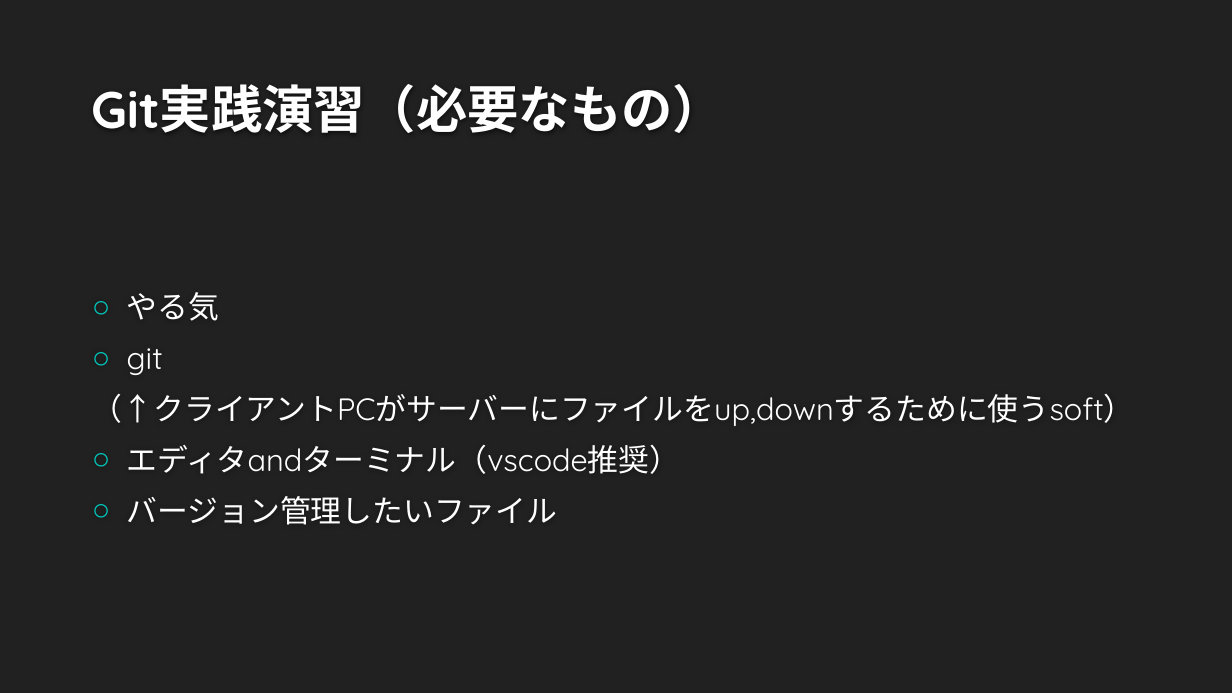
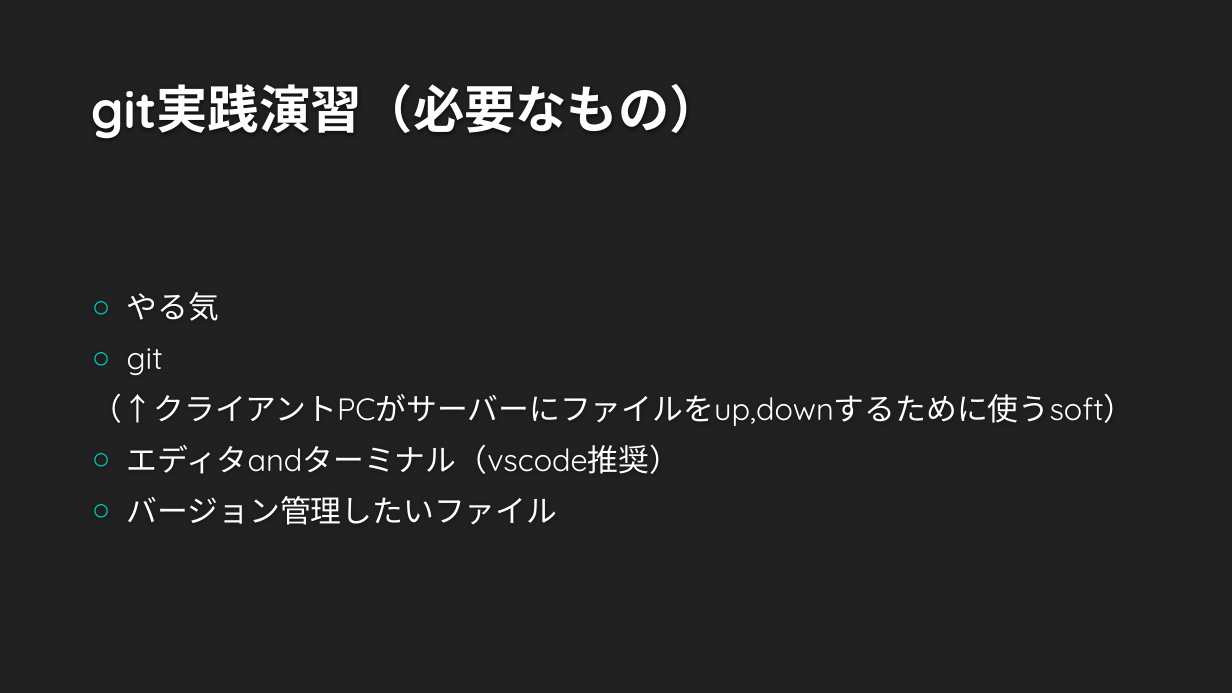
Before and after one commit to tech201823/techclub, a slide deck: slide 6 of git_using.pptx. Drawn at 1232x693 pixels with LibreOffice and Linux fonts; fonts in the diff are those of the drawing; background and template pictures are left out. Boxes give left, top, right and bottom in pixels: in the first picture for what was removed or moved away, otherwise in the second. Text is boxed around its words. In the diff, an @@ line names an element or a change of style, - is before the commit and + after.

Commit message:
added

```diff
--- a/git_using.pptx
+++ b/git_using.pptx
@@ title at (x1=91, y1=84, x2=721, y2=139): text changed @@
-Git実践演習（必要なもの）
+git実践演習（必要なもの）
```
